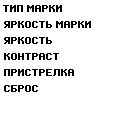
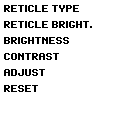
Two versions of the same layered image (120 x 128). Layer-by-layer changes:
removed layer "Marker" over [left=56, top=21, right=92, bottom=44]
painted on "Тип прицела" over [left=3, top=5, right=79, bottom=12]
painted on "Яркость прицела" over [left=4, top=21, right=92, bottom=28]
painted on "Яркость" over [left=4, top=37, right=69, bottom=44]
painted on "Контраст" over [left=4, top=53, right=52, bottom=60]
painted on "Пристрелка" over [left=4, top=69, right=74, bottom=76]
moved "Сброс" above "Коррекция", painted on it over [left=4, top=85, right=38, bottom=92]
